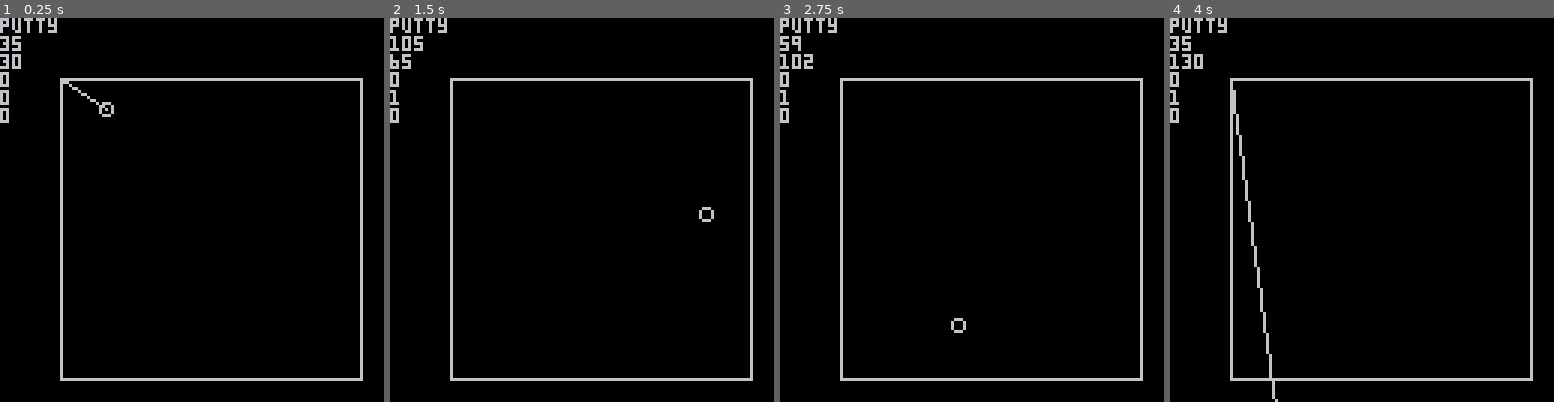
Above: before the commit, frames 1-4 (left to right).
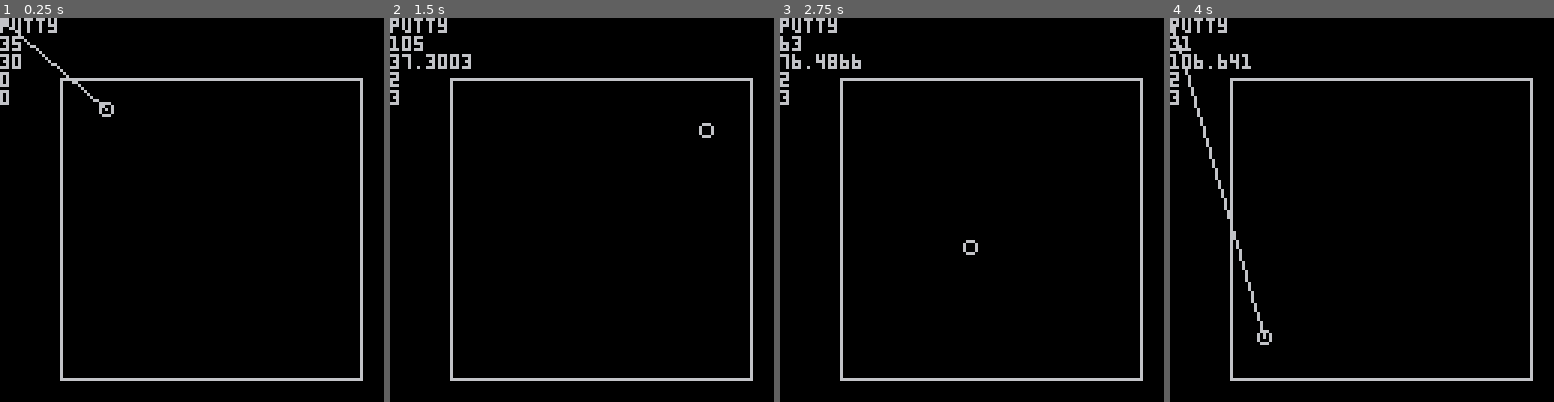
Above: after the commit, the same moments.

Repository: AdhirRamjiawan/pico8-putty
Game: PICO-8 cartridge putty.p8
The game is run twice, just before and just after one commit, with the same random seed, the same clock (stepped at 60 frames per second) and the same inputs.
Inputs:
- Up to frame 1 (0.25 s): no input
- Up to frame 2 (1.5 s): tap X (X key) at 0.33, 1.07 s
- Up to frame 3 (2.75 s): hold Right 1.6-2.1 s; tap X (X key) at 1.85 s; hold Right from 2.47 s (still down)
- Up to frame 4 (4 s): tap X (X key) at 2.97 s; release Right at 3.03 s; hold Left 3.08-3.58 s

The runs differ from the first frame. In frame 1, 0.3% of the frame differs, in the area x 0-27%, y 0-28%; in frame 2, 0.6%; in frame 3, 0.7%; in frame 4, 1.6%, in the area x 0-29%, y 2-100%.

Commit message:
fixed pointer movement

Diff:
--- a/putty.p8
+++ b/putty.p8
@@ -10,8 +10,8 @@
 	a=0,
 	dx=1,
 	dy=1,
-	px=20,
-	py=20,
+	px=0, --pointer x
+	py=0, --pointer y
 	fx=0, -- final point x
 	fy=0, -- final point y
 	move=false,
@@ -33,19 +32,30 @@
 function _init()
 end
 
-
 function _update()
 	if btn(❎) then
 		ball.move = true
+
 		calc_final_point()
 	end
 
-	if not ball.move and btn(⬅️) then
-		ball.a -= 0.5
-	end
+	if not ball.move then
+  if btn(⬅️) then
+  	if (ball.a > 0) then
+	 		ball.a = 0
+	 	end
 
-	if not ball.move and btn(➡️) then
-		ball.a += 0.5
+			ball.a -= 1
+	 end
+
+	 if btn(➡️) then
+	 	if (ball.a < 0) then
+	 		ball.a = 0
+	 	end
+			ball.a += 1
+		end
+
+		update_dir_point()
 	end
 
 	if ball.move then
@@ -64,9 +74,6 @@
 		ball.tl = 0
 	end
 
- update_dir_point()
-
-	ball.a = 0
 end
 
 function _draw()
@@ -76,7 +83,6 @@
 	print(ball.y)
 	print(ball.fx)
 	print(ball.fy)
-	print(ball.a)
 
 	rect(mb.x, mb.y, mb.x2, mb.y2)
 
@@ -92,28 +98,31 @@
 end
 
 function update_dir()
-	if ball.x < mb.x and ball.dx then
+	if ball.x < mb.x and ball.dx < 0 then
 		ball.dx = 1
 	end
 
-	if (ball.x + ball.s) > mb.x2 and
-	ball.dx > 0 then
+	if ball.x > mb.x2 and	ball.dx > 0 then
 		ball.dx = -1
 	end
 
 	if ball.y < mb.y and ball.dy < 0 then
-		ball.dy = -1
+		ball.dy = 1
 	end
 
-	if (ball.y + ball.s) > mb.y2 and
-	ball.dy > 0 then
-		ball.dy = 1
+	if ball.y > mb.y2 and ball.dy > 0 then
+		ball.dy = -1
 	end
 end
 
 function update_dir_point()
 
-	ball.r = 10 +(ball.a * 0.01745)
+
+	if not btn(⬅️) and not btn(➡️) then
+		return
+	end
+
+	ball.r = (ball.a * 0.01745)
 
 	local x = ball.px - ball.x
 	local y = ball.py - ball.y
@@ -126,8 +135,8 @@
 end
 
 function calc_final_point()
-	ball.fx = ball.dx * sin(ball.r)
-	ball.fy = ball.dy * cos(ball.r)
+	ball.fx = 2 + sin(ball.r)
+	ball.fy = 2 + cos(ball.r)
 end
 
 function line_eq()
